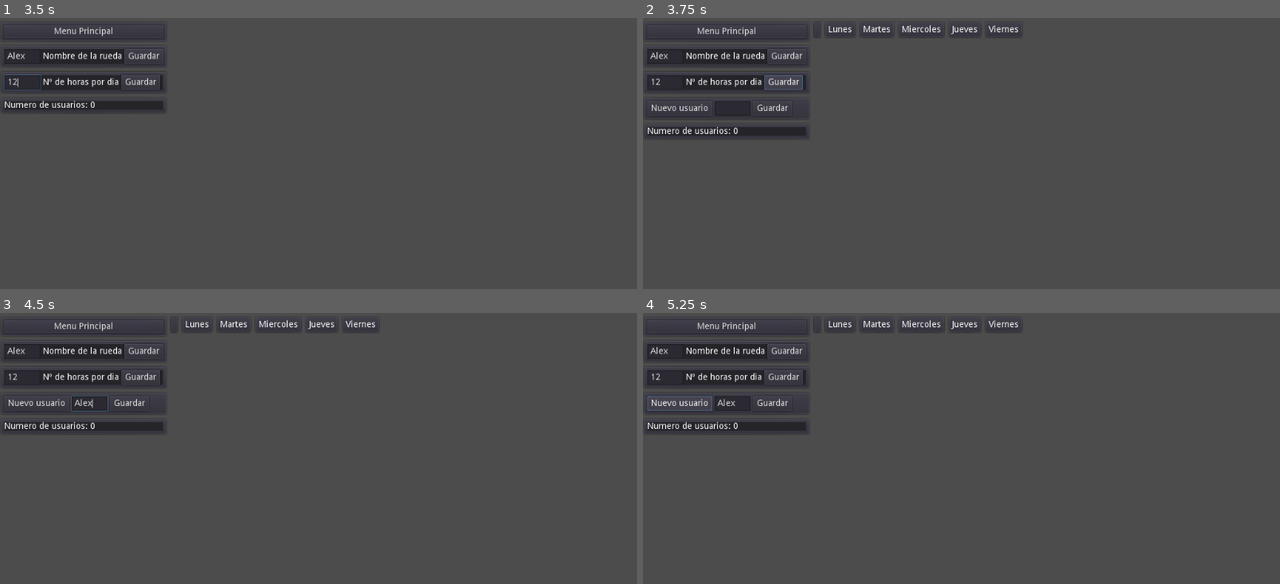
Above: before the commit, frames 1-4 (two rows, left to right).
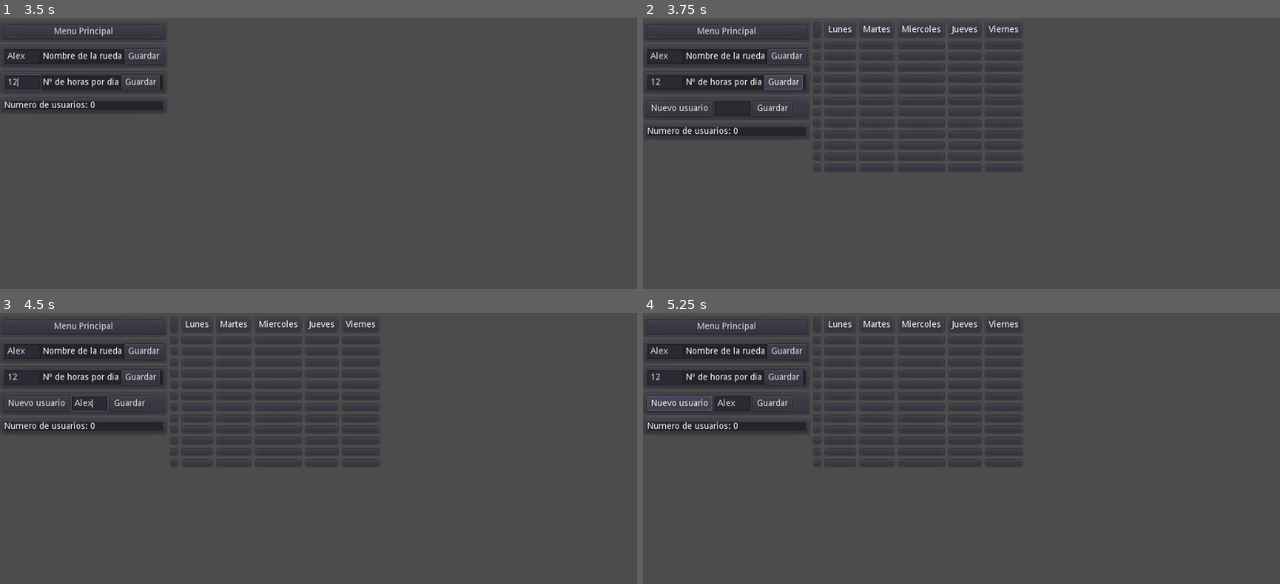
Above: after the commit, the same moments.

Repository: juanantoniogit/Rueda_v1.0
Game: Godot game, scene res://Menu principal/MenuPincipal.tscn
Two runs of this game, one before a commit and one after it. Both use one fixed random seed, a clock stepped at 60 frames per second and the inputs below.
Inputs (mouse positions are in pixels of both pictures, inside the frame that each line leads up to):
- Up to frame 1 (3.5 s): click "Nueva rueda" at 0.5 s; click (25, 55) at 1.27 s; type "Alex" at 1.35 s; click "Guardar" at 2 s; click (25, 83) at 2.77 s; type "12" at 2.85 s
- Up to frame 2 (3.75 s): click "Guardar" at 3.5 s
- Up to frame 3 (4.5 s): click (89, 402) at 4.27 s; type "Alex" at 4.35 s
- Up to frame 4 (5.25 s): click "Nuevo usuario" at 5 s

Frame 1 is identical in both runs. In frame 2, 0.4% of the frame differs, in the area x 26-59%, y 9-57%; in frame 3, 0.4%; in frame 4, 0.4%.
Error before the commit: Parse Error: Variable "i" already defined in the scope (at line 39). (res://Cuadrante/Cuadrante.gd:44)

Commit message:
Update Cuadrante.gd

Diff:
--- a/Cuadrante/Cuadrante.gd
+++ b/Cuadrante/Cuadrante.gd
@@ -25,55 +25,57 @@
 	var escenaHora = preEscenaHora.instance()
 	var horario = get_node("GridContainer/")
 	horario.add_child(escenaHora)
-	var newHora = horario.get_child(1 + horas)
-	print (newHora.name)
-	print (str(diasSemana[dia]) + ": " + str(horas) )
-	newHora.set_name(str(diasSemana[dia]) + ": " + str(horas) )
+	var newHora = horario.get_child(horas)
+	print ("Nombre nueva hora: "+str(newHora.name))
+	print (str(diasSemana[dia]) + ": "+ str(horas + 1))
+#	print (str(diasSemana[dia]) + ": " + str(horas) )
+#	newHora.set_name(str(diasSemana[dia]) + ": "+ str(horas + 1))
 #______________________Ubica a cada usuario en la tabla
-func llenaTablaConUser(nombre):
-	quitaUserEnHora(nombre)
+#func llenaTablaConUser(nombre):
+#	quitaUserEnHora(nombre)
 
 #_________________________Quita al usuario de otras horas. Si estubiera
-func quitaUserEnHora(nombre):
-	var numHoras = int(Global.numHoras)
-	for i in numHoras:
-		var horas = "HBoxContainer/Lunes/hora0" + str(int(i) + 1) + "/VBoxContainer/"
-		var userPorHora = get_node(horas).get_child_count()
-#		print ("numero usuarios en la hora " + str(int(i) + 1) + ": " + str(userPorHora))
-		if userPorHora >= 1:
-			for i in userPorHora:
-				var userNamePorHora = get_node(horas).get_child(i).name
-				var labelUserPorHora = get_node(str(horas) + str(userNamePorHora) + "/nombre usuario" )
-#				print("hora: " + str(i))
-#				print ("nombre usuario" + str(i) + ": " + str(userNamePorHora))
-				if userNamePorHora == nombre:
-					print("userNamePorHora == nombre")
-					var rutaUsusarioExistente = str(horas) + str(nombre)
-#					print ("ruta usuario existente: " + str(rutaUsusarioExistente))
-					get_node(rutaUsusarioExistente).queue_free()
-
-				if labelUserPorHora.get_text() == nombre:
-					labelUserPorHora.get_parent().queue_free()
-					print("Etiqueta == nombre")
-
-				var regex = RegEx.new()
-				regex.compile("^[a]+$")
-				var result = regex.search(userNamePorHora)
-				print( "result: " + str(result))
-				print( "nombre usuario por hora: " + str(userNamePorHora))
-				if result == null:
-					print("resultado nulo ??")
-				else:
-					print("resultado: " + str(result))
-					pass
-
-
-	ponUserEnHora(nombre)
+#func quitaUserEnHora(nombre):
+#	var numHoras = int(Global.numHoras)
+#	for i in numHoras:
+#		var horas = "HBoxContainer/Lunes/hora0" + str(int(i) + 1) + "/VBoxContainer/"
+#		var userPorHora = get_node(horas).get_child_count()
+##		print ("numero usuarios en la hora " + str(int(i) + 1) + ": " + str(userPorHora))
+#		if userPorHora >= 1:
+#			for i in userPorHora:
+#				var userNamePorHora = get_node(horas).get_child(i).name
+#				var labelUserPorHora = get_node(str(horas) + str(userNamePorHora) + "/nombre usuario" )
+##				print("hora: " + str(i))
+##				print ("nombre usuario" + str(i) + ": " + str(userNamePorHora))
+#				if userNamePorHora == nombre:
+#					print("userNamePorHora == nombre")
+#					var rutaUsusarioExistente = str(horas) + str(nombre)
+##					print ("ruta usuario existente: " + str(rutaUsusarioExistente))
+#					get_node(rutaUsusarioExistente).queue_free()
+#
+#				if labelUserPorHora.get_text() == nombre:
+#					labelUserPorHora.get_parent().queue_free()
+#					print("Etiqueta == nombre")
+#
+#				var regex = RegEx.new()
+#				regex.compile("^[a]+$")
+#				var result = regex.search(userNamePorHora)
+#				print( "result: " + str(result))
+#				print( "nombre usuario por hora: " + str(userNamePorHora))
+#				if result == null:
+#					print("resultado nulo ??")
+#				else:
+#					print("resultado: " + str(result))
+#					pass
+#
+#
+#	ponUserEnHora(nombre)
 
 #___________________________Coloca al usuario en la hora.
-func ponUserEnHora(nombre):
+func llenaTablaConUser(nombre):
 	var numHora = Global.LunesEntrada[nombre]
-	var horaSelec = "HBoxContainer/Lunes/hora0" + str(numHora) + "/VBoxContainer/"
+	var horaSelec = "GridContainer/Lunes/hora0" + str(numHora) + "/VBoxContainer/"
+	print (get_node("GridContainer/Lunes/hora0" + str(numHora)).name)
 	get_node(horaSelec).add_child(usuario.instance())
 	var newUser = str(horaSelec) + str(label)
 	get_node(newUser).set_text(str(nombre))
